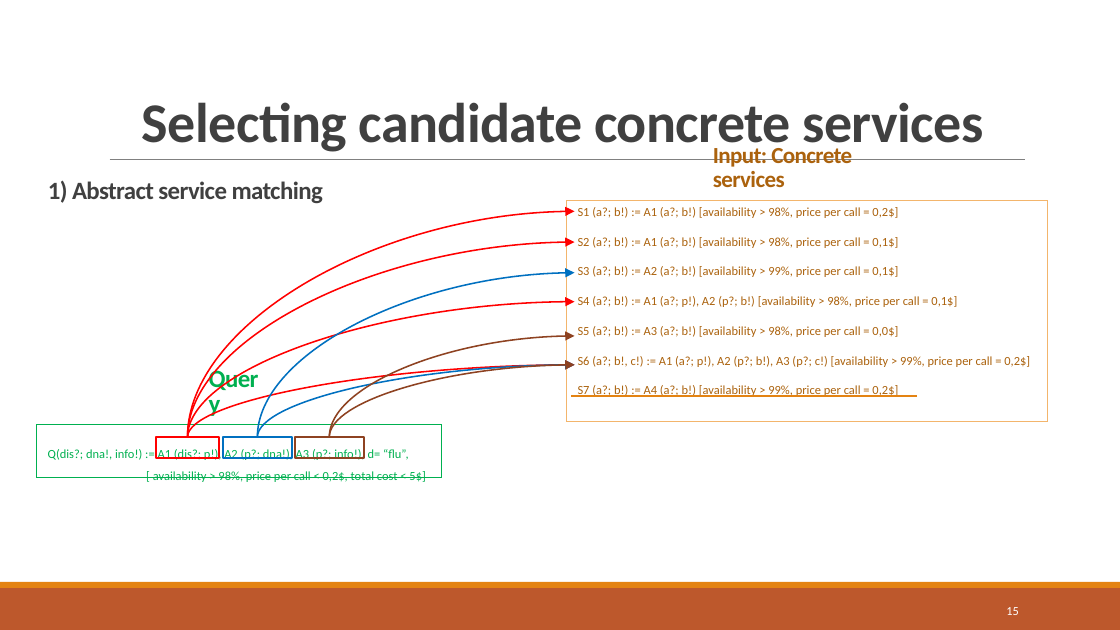
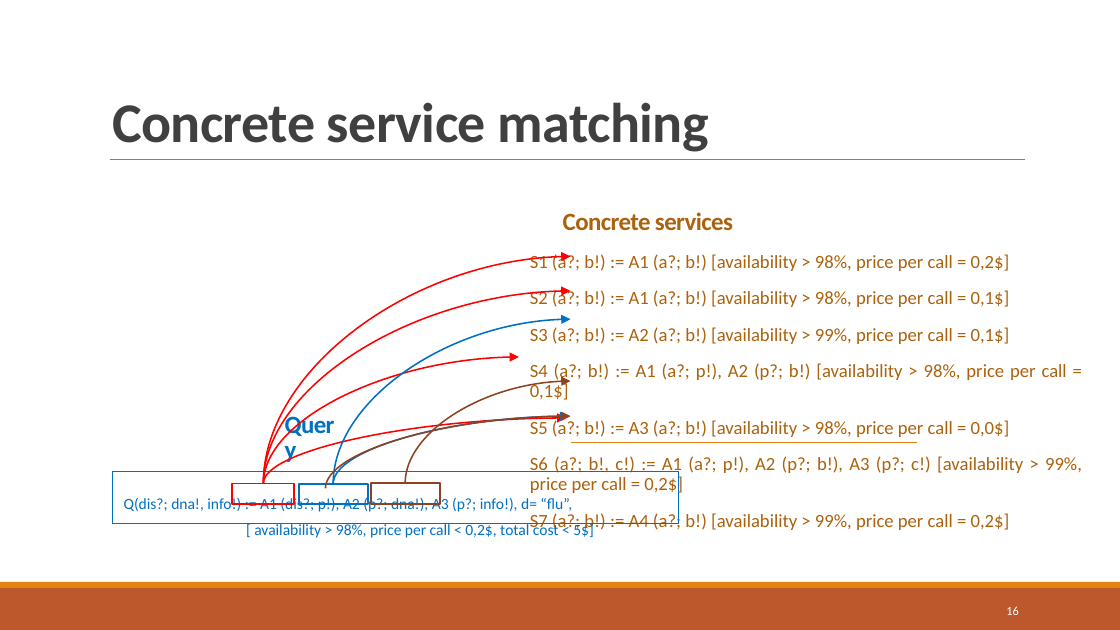
Before and after one commit to danielboni/DanielCarvalho-PhD, a slide deck: slide 16 of Presentations/ADBIS 2016/Presentation_ADBIS 2016.pptx (slide 15 before the commit). Drawn at 1120x630 pixels with LibreOffice and Linux fonts; fonts in the diff are those of the drawing. Boxes give left, top, right and bottom in pixels: in the first picture for what was removed or moved away, otherwise in the second. Text is boxed around its words. In the diff, an @@ line names an element or a change of style, - is before the commit and + after.

```diff
--- a/Presentations/ADBIS 2016/Presentation_ADBIS 2016.pptx
+++ b/Presentations/ADBIS 2016/Presentation_ADBIS 2016.pptx
@@ title at [112,102,709,152]: text changed @@
-Selecting candidate concrete services
+Concrete service matching
@@ text removed at [48,180,323,203] @@
-1) Abstract service matching
@@ text at [563,212,733,230]: text changed; size 14.8 to 16 pt @@
-Input: Concrete services
+Concrete services
@@ curved arrow moved from (187, 437) - (575, 212) to (263, 484) - (570, 256) @@
@@ text "S1 (a?; b!) := A1 ...": place and size @@
-text "S1 (a?; b!) := A1 ..." at [567,200,1047,421]
+text "S1 (a?; b!) := A1 ..." at [530,252,1082,533]
@@ text "S1 (a?; b!) := A1 ..." at [530,252,1082,533]: size 8 to 12 pt; outline #F3B56C 0.75 pt to none @@
@@ curved arrow moved from (187, 437) - (575, 242) to (263, 484) - (570, 291) @@
@@ curved arrow moved from (258, 438) - (575, 273) to (334, 484) - (570, 319) @@
@@ curved arrow moved from (187, 437) - (575, 301) to (263, 484) - (519, 357) @@
@@ curved arrow moved from (329, 437) - (575, 336) to (405, 484) - (570, 381) @@
@@ curved arrow moved from (187, 437) - (575, 365) to (263, 484) - (567, 418) @@
@@ curved arrow moved from (329, 437) - (575, 365) to (325, 488) - (570, 417) @@
@@ curved arrow moved from (258, 438) - (575, 365) to (334, 484) - (569, 417) @@
@@ text "Query" at [273,423,356,469]: text colour #00B050 to #0070C0 @@
@@ line moved from (917, 396) - (570, 396) to (917, 442) - (570, 442) @@
@@ rectangle "Q(dis?; dna!, info!) := A1 ...": place and size @@
-rectangle "Q(dis?; dna!, info!) := A1 ..." at [37,424,441,477]
+rectangle "Q(dis?; dna!, info!) := A1 ..." at [113,472,679,524]
@@ rectangle "Q(dis?; dna!, info!) := A1 ..." at [113,472,679,524]: size 8 to 10 pt, text colour #00B050 to #0070C0; outline #00B050 0.75 pt to #0070C0 0.75 pt @@
@@ 3 rectangles, 1 text: place and size @@
-3 rectangles, 1 text at [157,377,364,459]
+3 rectangles, 1 text at [232,423,440,505]
```
Also in this commit, not shown: 18 other slides changed, 3 slides added, 2 slides removed.
